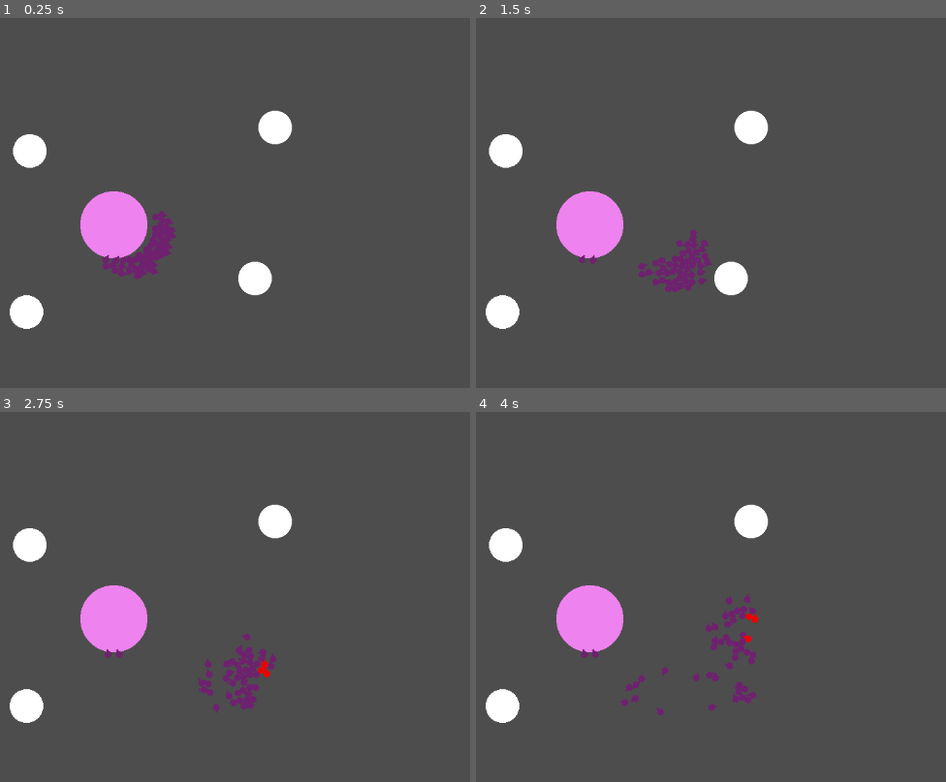
Above: before the commit, frames 1-4 (two rows, left to right).
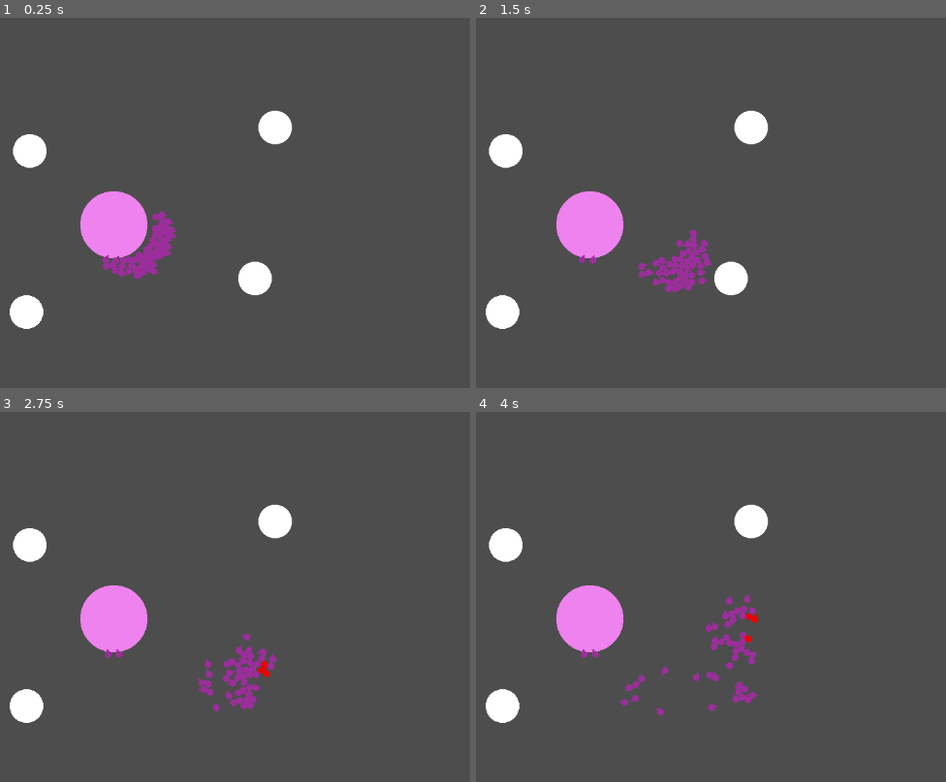
Above: after the commit, the same moments.

Repository: MalCaor/RucheTyr
Game: Godot game, scene res://Scene2d.tscn
Same seed, same stepped clock (60 frames per second), same inputs: the game is played once before the commit and once after it.
Inputs:
- Up to frame 1 (0.25 s): no input
- Up to frame 2 (1.5 s): no input
- Up to frame 3 (2.75 s): no input
- Up to frame 4 (4 s): no input

The runs differ from the first frame. In frame 1, 1.0% of the frame differs, in the area x 21-38%, y 52-71%; in frame 2, 1.0%, in the area x 21-51%, y 57-75%; in frame 3, 1.0%; in frame 4, 1.0%.

Commit message:
un peu moins sombre

Diff:
--- a/Tyr/hormagaunt.gd
+++ b/Tyr/hormagaunt.gd
@@ -35,7 +35,7 @@
 # Called when the node enters the scene tree for the first time.
 func _ready():
 	current_state = state_possible.exploration
-	couleur = ruche_mere.couleur.darkened(0.5)
+	couleur = ruche_mere.couleur.darkened(0.3)
 	self.modulate = couleur
 
 
